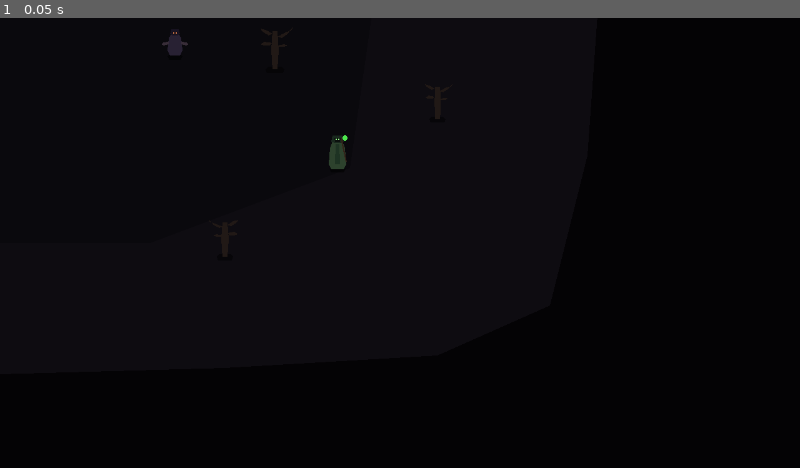
Above: before the commit, frame 1.
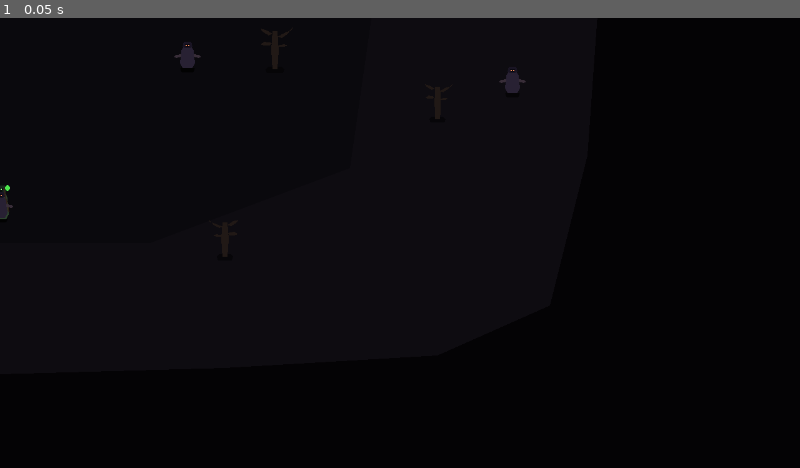
Above: after the commit, the same moment.

Repository: GhrammR/Erebus-Forsaken
Game: Godot game, scene res://scenes/zones/blighted_reach.tscn
Same seed, same stepped clock (60 frames per second), same inputs: the game is played once before the commit and once after it. This scene is started directly instead of the project's main scene.
Inputs:
- Up to frame 1 (0.05 s): no input

The runs differ from the first frame. In frame 1, 0.4% of the frame differs, in the area x 0-66%, y 3-45%.

Commit message:
feat(stage 7 phase 3): wilderness spawn director with caps + respawn
SpawnDirector lives under a Zone, reads SpawnAnchors markers,
keeps a rolling roster up to concurrent_cap. After each kill it
cools down for respawn_delay seconds before the next spawn
becomes eligible. Player-safe radius keeps spawns from landing
on top of the player.

Blighted Reach now ships with 9 anchors and a director config
(species 3:1 wretch:caller, cap 6, initial 4, 5s respawn).
Pre-placed enemies removed — the director owns the roster.

Save coordination: director skips initial spawn when a save
snapshot is queued; Game calls claim_existing_enemies() after
rehydration so cap + respawn accounting picks up from there.
enemy_spawned signal threads damage-number wiring through the
same Game.wire_combatant_vfx hook for both director output and
snapshot rehydration.

Diff:
--- a/scenes/game.gd
+++ b/scenes/game.gd
@@ -191,8 +191,14 @@
 		var hp := int(entry.get("hp", inst.max_hp))
 		if inst.current_stats != null and hp > 0:
 			inst.current_stats.restore_pools(hp, 0)
-	# Damage-number wiring needs to reach the newly-spawned crew too.
-	_wire_zone_combat_vfx()
+	# Hand the rehydrated roster over to the spawn director (if any)
+	# so cap + respawn accounting picks up where the save left off,
+	# and re-wire damage numbers for the new crew.
+	var dir := _zone.get_node_or_null(^"SpawnDirector") as SpawnDirector
+	if dir != null:
+		dir.claim_existing_enemies()
+	else:
+		_wire_zone_combat_vfx()
 
 func _place_player_for_arrival(arrival_marker: StringName) -> void:
 	var pos := _zone.get_spawn_position()
@@ -216,20 +222,31 @@
 
 func _wire_zone_combat_vfx() -> void:
 	# Every HealthComponent inside the active zone gets its damaged
-	# signal piped into the shared DamageNumberLayer. New enemies
-	# spawned later (Phase 3 spawn director) will need the same
-	# treatment — they should call this hook or a per-enemy variant.
+	# signal piped into the shared DamageNumberLayer. Latecomers
+	# (SpawnDirector output, save-snapshot rehydration) flow through
+	# wire_combatant_vfx() — see SpawnDirector hookup below.
 	if _zone == null:
 		return
 	for n in _zone.find_children("*", "HealthComponent", true, false):
-		var hc := n as HealthComponent
-		if hc == null:
-			continue
-		var target := hc.get_parent()
-		if target == null:
-			continue
-		if not hc.damaged.is_connected(_on_combatant_damaged):
-			hc.damaged.connect(_on_combatant_damaged.bind(target))
+		wire_combatant_vfx(n.get_parent())
+	# Subscribe to the zone's spawn director (if any) so newly-
+	# spawned enemies get their damage numbers without us re-
+	# walking the tree every frame.
+	var dir := _zone.get_node_or_null(^"SpawnDirector") as SpawnDirector
+	if dir != null and not dir.enemy_spawned.is_connected(_on_director_spawned):
+		dir.enemy_spawned.connect(_on_director_spawned)
+
+func wire_combatant_vfx(target: Node) -> void:
+	if target == null or not is_instance_valid(target):
+		return
+	var hc := target.get_node_or_null(^"HealthComponent") as HealthComponent
+	if hc == null:
+		return
+	if not hc.damaged.is_connected(_on_combatant_damaged):
+		hc.damaged.connect(_on_combatant_damaged.bind(target))
+
+func _on_director_spawned(enemy: Enemy) -> void:
+	wire_combatant_vfx(enemy)
 
 func _on_combatant_damaged(amount: int, _source: Node, target: Node) -> void:
 	if target == null or not is_instance_valid(target):
--- a/scenes/zones/blighted_reach.tscn
+++ b/scenes/zones/blighted_reach.tscn
@@ -1,10 +1,9 @@
-[gd_scene load_steps=10 format=3]
+[gd_scene load_steps=9 format=3]
 
 [ext_resource type="Script" path="res://scripts/zones/blighted_reach.gd" id="1_br"]
 [ext_resource type="PackedScene" path="res://art/procedural/world/dead_tree.tscn" id="2_tree"]
 [ext_resource type="PackedScene" path="res://scenes/world/portal.tscn" id="3_portal"]
-[ext_resource type="PackedScene" path="res://scenes/enemies/shade_wretch.tscn" id="4_sw"]
-[ext_resource type="PackedScene" path="res://scenes/enemies/bog_caller.tscn" id="5_bc"]
+[ext_resource type="Script" path="res://scripts/systems/spawn_director.gd" id="4_sd"]
 
 [sub_resource type="RectangleShape2D" id="rect_n"]
 size = Vector2(2000, 40)
@@ -126,34 +125,45 @@
 [node name="SpawnAnchors" type="Node2D" parent="."]
 
 [node name="A0" type="Marker2D" parent="SpawnAnchors"]
-position = Vector2(-600, -100)
+position = Vector2(-680, -200)
 
 [node name="A1" type="Marker2D" parent="SpawnAnchors"]
-position = Vector2(600, -100)
+position = Vector2(680, -200)
 
 [node name="A2" type="Marker2D" parent="SpawnAnchors"]
-position = Vector2(-400, 300)
+position = Vector2(-520, 320)
 
 [node name="A3" type="Marker2D" parent="SpawnAnchors"]
-position = Vector2(400, 300)
+position = Vector2(520, 320)
 
 [node name="A4" type="Marker2D" parent="SpawnAnchors"]
-position = Vector2(0, 200)
+position = Vector2(0, 320)
+
+[node name="A5" type="Marker2D" parent="SpawnAnchors"]
+position = Vector2(-300, 80)
+
+[node name="A6" type="Marker2D" parent="SpawnAnchors"]
+position = Vector2(300, 80)
+
+[node name="A7" type="Marker2D" parent="SpawnAnchors"]
+position = Vector2(-820, 120)
+
+[node name="A8" type="Marker2D" parent="SpawnAnchors"]
+position = Vector2(820, 120)
 
 [node name="Enemies" type="Node2D" parent="."]
 y_sort_enabled = true
 
-[node name="Wretch1" parent="Enemies" instance=ExtResource("4_sw")]
-position = Vector2(-220, -160)
-
-[node name="Wretch2" parent="Enemies" instance=ExtResource("4_sw")]
-position = Vector2(-160, -120)
-
-[node name="Wretch3" parent="Enemies" instance=ExtResource("4_sw")]
-position = Vector2(280, 60)
-
-[node name="Caller1" parent="Enemies" instance=ExtResource("5_bc")]
-position = Vector2(-520, 220)
-
-[node name="Caller2" parent="Enemies" instance=ExtResource("5_bc")]
-position = Vector2(540, 240)
+[node name="SpawnDirector" type="Node" parent="."]
+script = ExtResource("4_sd")
+species = [{
+"id": &"shade_wretch",
+"weight": 3
+}, {
+"id": &"bog_caller",
+"weight": 1
+}]
+concurrent_cap = 6
+respawn_delay = 5.0
+initial_spawn_count = 4
+min_distance_from_player = 280.0
--- a/scripts/autoload/save_system.gd
+++ b/scripts/autoload/save_system.gd
@@ -197,6 +197,9 @@
 	var s := _pending_enemy_snapshot
 	_pending_enemy_snapshot = []
 	return s
+
+func has_pending_enemy_snapshot() -> bool:
+	return not _pending_enemy_snapshot.is_empty()
 
 func _apply(player: Node, data: Dictionary) -> void:
 	var class_id := StringName(data.get("class_id", ""))
--- /dev/null
+++ b/scripts/systems/spawn_director.gd
@@ -0,0 +1,155 @@
+class_name SpawnDirector extends Node
+## Per-zone enemy spawner. Lives as a child of a Zone, reads
+## `SpawnAnchors/*` Marker2D siblings as candidate spots, keeps a
+## rolling roster of `concurrent_cap` enemies. After each death the
+## director cools down for `respawn_delay` seconds before the next
+## spawn becomes eligible — combat has breathing room, but pacing
+## stays steady.
+##
+## Species are weighted: each entry is a Dictionary
+##   { "id": StringName, "weight": int }
+## resolved through EnemyRegistry. Anchors closer than
+## `min_distance_from_player` to the live player are skipped so the
+## player isn't ambushed on top of themselves.
+##
+## Load coordination: if SaveSystem has a pending enemy snapshot,
+## the director skips its initial spawn. Game._spawn_enemy_snapshot
+## populates the zone; then Game calls claim_existing_enemies() so
+## the director takes over cap + respawn accounting from there.
+##
+## Save state: the director itself is transient — the saved roster
+## reflects who was alive at save time and the cooldown resets on
+## load. Intentional. Persisting the timer feels overbuilt for
+## Phase 3 and can be revisited if pacing drifts.
+
+signal enemy_spawned(enemy: Enemy)
+
+@export var species: Array[Dictionary] = []
+@export var concurrent_cap: int = 6
+@export var respawn_delay: float = 5.0
+@export var initial_spawn_count: int = 4
+@export var min_distance_from_player: float = 240.0
+
+var _zone: Node = null
+var _anchors: Array[Marker2D] = []
+var _cooldown_remaining: float = 0.0
+var _tracked_enemies: Array[Enemy] = []
+
+func _ready() -> void:
+	_zone = get_parent()
+	_collect_anchors()
+	if SaveSystem.has_pending_enemy_snapshot():
+		# A load is queued: skip initial spawn. Game will call
+		# claim_existing_enemies() after it spawns the snapshot.
+		return
+	for i in initial_spawn_count:
+		_spawn_one.call_deferred()
+
+func _collect_anchors() -> void:
+	_anchors.clear()
+	var holder := _zone.get_node_or_null(^"SpawnAnchors") if _zone != null else null
+	if holder == null:
+		push_warning("SpawnDirector: no SpawnAnchors sibling — no spawns will fire.")
+		return
+	for c in holder.get_children():
+		var m := c as Marker2D
+		if m != null:
+			_anchors.append(m)
+
+func _process(delta: float) -> void:
+	_cooldown_remaining = maxf(_cooldown_remaining - delta, 0.0)
+	_prune_invalid()
+	if _cooldown_remaining > 0.0:
+		return
+	if _tracked_enemies.size() >= concurrent_cap:
+		return
+	_spawn_one()
+
+func _prune_invalid() -> void:
+	var i := _tracked_enemies.size() - 1
+	while i >= 0:
+		var e := _tracked_enemies[i]
+		if e == null or not is_instance_valid(e):
+			_tracked_enemies.remove_at(i)
+		i -= 1
+
+func _spawn_one() -> void:
+	if _zone == null or not is_instance_valid(_zone):
+		return
+	if _anchors.is_empty() or species.is_empty():
+		return
+	var anchor := _pick_anchor()
+	if anchor == null:
+		return
+	var id := _pick_species()
+	if id == &"":
+		return
+	var packed := EnemyRegistry.scene_for(id)
+	if packed == null:
+		push_warning("SpawnDirector: no scene for enemy_id '%s'" % id)
+		return
+	var inst := packed.instantiate() as Enemy
+	if inst == null:
+		return
+	var container: Node = _zone.get_node_or_null(^"Enemies")
+	if container == null:
+		container = _zone
+	container.add_child(inst)
+	inst.global_position = anchor.global_position
+	_track(inst)
+	enemy_spawned.emit(inst)
+
+func _pick_anchor() -> Marker2D:
+	var player := _player()
+	var pool: Array[Marker2D] = []
+	for a in _anchors:
+		if player == null \
+				or (a.global_position - player.global_position).length() >= min_distance_from_player:
+			pool.append(a)
+	if pool.is_empty():
+		# Everything is too close to the player — defer this tick.
+		return null
+	return pool[randi() % pool.size()]
+
+func _pick_species() -> StringName:
+	var total: int = 0
+	for entry_v in species:
+		var entry: Dictionary = entry_v as Dictionary
+		total += int(entry.get("weight", 0))
+	if total <= 0:
+		return &""
+	var r: int = randi() % total
+	var acc: int = 0
+	for entry_v in species:
+		var entry: Dictionary = entry_v as Dictionary
+		acc += int(entry.get("weight", 0))
+		if r < acc:
+			return StringName(entry.get("id", &""))
+	return &""
+
+func _track(e: Enemy) -> void:
+	_tracked_enemies.append(e)
+	var hc := e.get_node_or_null(^"HealthComponent") as HealthComponent
+	if hc != null and not hc.died.is_connected(_on_tracked_died):
+		hc.died.connect(_on_tracked_died)
+
+func _on_tracked_died(_killer: Node) -> void:
+	_cooldown_remaining = respawn_delay
+
+## Called by Game after a load-time snapshot apply: the snapshot's
+## enemies are already in the zone; take ownership for cap + respawn
+## accounting and re-emit enemy_spawned so subscribers (damage
+## numbers, etc.) wire them too.
+func claim_existing_enemies() -> void:
+	if _zone == null or not is_instance_valid(_zone):
+		return
+	for n in _zone.find_children("*", "Enemy", true, false):
+		var e := n as Enemy
+		if e == null or e in _tracked_enemies:
+			continue
+		_track(e)
+		enemy_spawned.emit(e)
+
+func _player() -> Node2D:
+	var p: Node = GameState.player
+	return p as Node2D if p != null and is_instance_valid(p) else null
Not shown, added: scripts/systems/spawn_director.gd.uid
